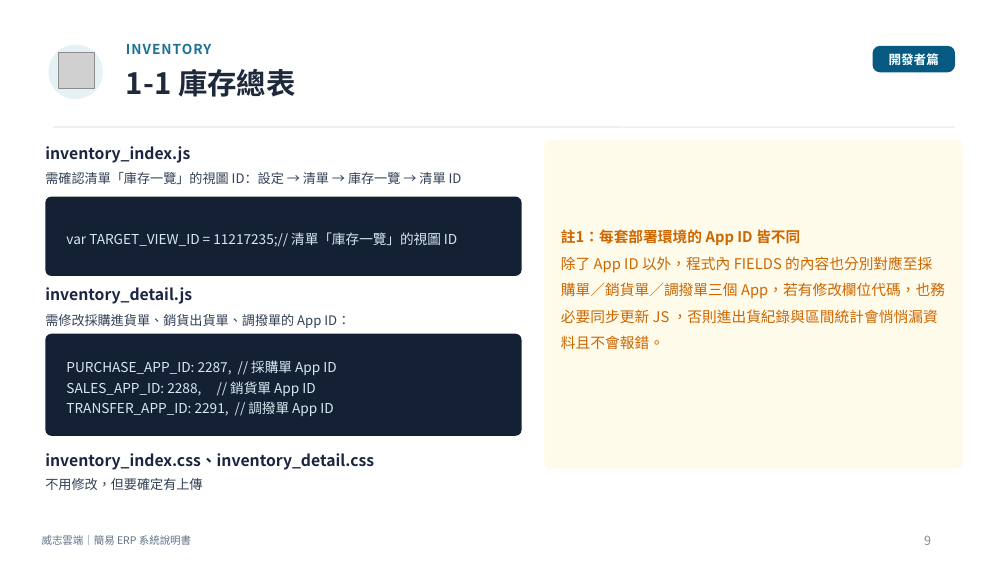
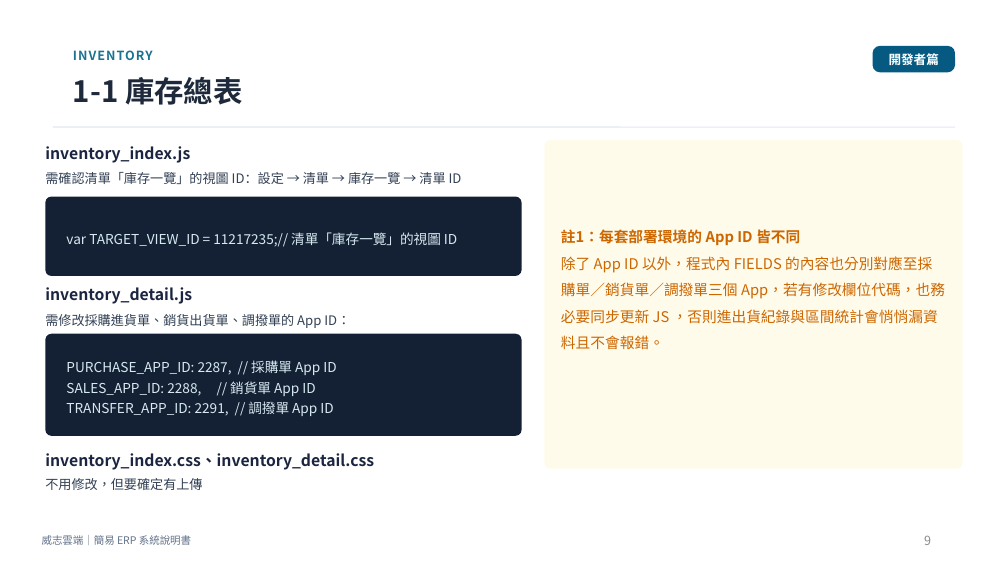
Before and after one commit to nkn262628/simple-erp-system, a slide deck: slide 9 of ERP說明.pptx. Drawn at 1008x567 pixels with LibreOffice and Linux fonts; fonts in the diff are those of the drawing; grey boxes stand for pictures. Boxes give left, top, right and bottom in pixels: in the first picture for what was removed or moved away, otherwise in the second. Text is boxed around its words. In the diff, an @@ line names an element or a change of style, - is before the commit and + after.

```diff
--- a/ERP說明.pptx
+++ b/ERP說明.pptx
@@ ellipse removed at (48,45,103,99) @@
@@ picture removed at (59,53,95,88) @@
@@ text "INVENTORY": place and size @@
-text "INVENTORY" at (126,43,212,54)
+text "INVENTORY" at (73,50,153,60)
@@ text "INVENTORY" at (73,50,153,60): size 13 to 12 pt @@
@@ text "1-1 庫存總表": place and size @@
-text "1-1 庫存總表" at (126,69,295,97)
+text "1-1 庫存總表" at (73,77,242,105)
```
Also in this commit, not shown: 19 other slides changed, 3 other files.
